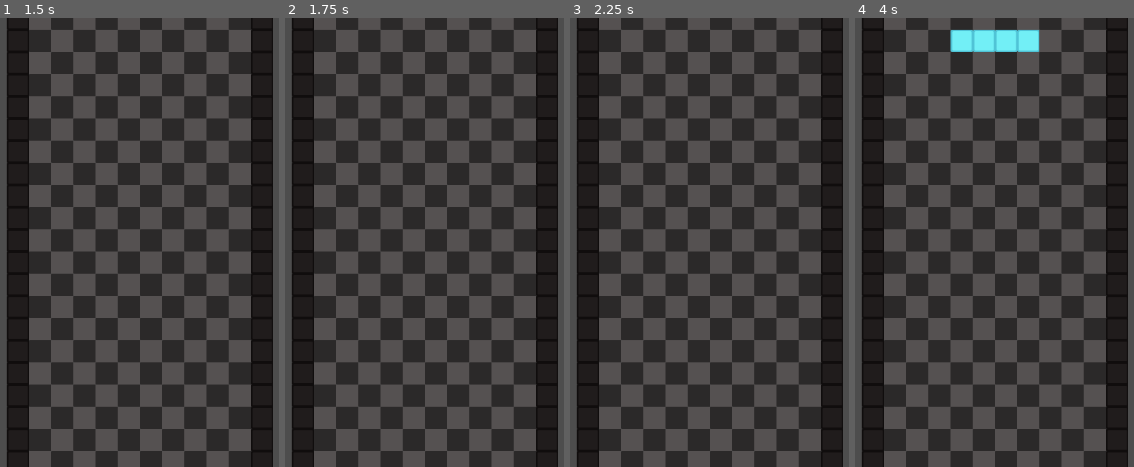
Above: before the commit, frames 1-4 (left to right).
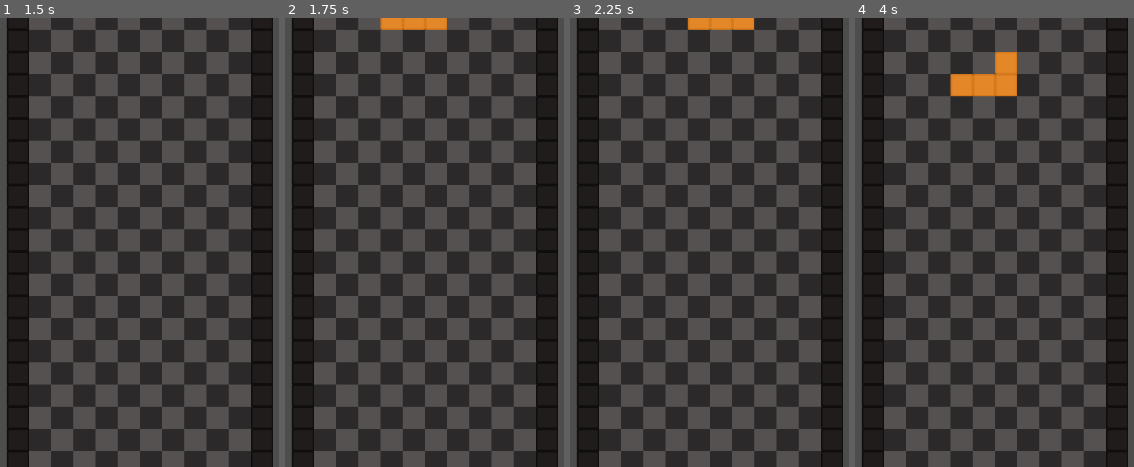
Above: after the commit, the same moments.

Repository: kit-solent/tetris
Game: Godot game, scene res://board.tscn
Same seed, same stepped clock (60 frames per second), same inputs: the game is played once before the commit and once after it.
Inputs:
- Up to frame 1 (1.5 s): tap Enter at 0.5 s; hold Right (move right) 0.53-1.28 s; tap Space at 1.25 s; hold Left (move left) from 1.28 s (still down)
- Up to frame 2 (1.75 s): keep holding Left (move left)
- Up to frame 3 (2.25 s): tap Enter at 2 s; release Left (move left) at 2.03 s; hold Right (move right) from 2.03 s (still down)
- Up to frame 4 (4 s): tap Space at 2.75 s; tap Enter at 3.5 s; release Right (move right) at 3.53 s; hold Left (move left) from 3.53 s (still down)

Frame 1 is identical in both runs. In frame 2, 0.6% of the frame differs, in the area x 34-59%, y 0-3%; in frame 3, 0.6%; in frame 4, 3.2%, in the area x 34-67%, y 2-18%.

Commit message:
SaveBot commit at 2024-06-08 16:07:59

Diff:
--- a/board.gd
+++ b/board.gd
@@ -54,41 +54,54 @@
 
 func _ready():
 	setup(width,height)
+	next_piece()
 
 func _process(delta):
 	if Input.is_action_just_pressed("move left"):
-		pass
+		print("hmm")
+		if can_move_piece(Vector2i.LEFT):
+			print("humm")
+			move_piece(Vector2i.LEFT)
 	if Input.is_action_just_pressed("move right"):
-		pass
+		if can_move_piece(Vector2i.RIGHT):
+			move_piece(Vector2i.RIGHT)
 
 func move_piece(direction:Vector2i):
-	pass
+	# remove the active piece from the board
+	for i in active_piece:
+		set_cell(1,i,-1,Vector2i.ZERO)
+
+	# move the active piece
+	var new=[]
+	for i in active_piece:
+		new.append(i+direction)
+	active_piece=new
+
+	# put the active piece back on the board
+	for i in active_piece:
+		set_cell(1,i,active_piece_type,Vector2i.ZERO)
 
 func can_move_piece(direction:Vector2i):
-	pass
+	for i in active_piece:
+		# if the cell is part of this piece
+		if i+direction in active_piece:
+			continue
 
-func check_piece():
-	if len(active_piece)==0:
-		next_piece()
-	for i in active_piece:
-		# if the cell is another active piece cell then ignore
-		if i+Vector2i.DOWN in active_piece:
-			continue
-		# if the cell is occupied by another piece
-		if get_cell_source_id(1,i+Vector2i.DOWN)!=-1:
-			next_piece()
-			return
-		# if the cell is a border cell
-		elif get_cell_source_id(0,i+Vector2i.DOWN)==0:
-			next_piece()
-			return
+		# if the cell is a wall
+		if get_cell_source_id(0,i+direction)==0:
+			return false
+
+		# if the cell is another piece
+		if get_cell_source_id(1,i+direction) in [3,4,5,6,7,8,9]:
+			return false
+	return true
 
 func setup(width,height):
 	clear()
 	# set up the border
 	for w in range(width+2):
-		for h in range(height+2):
-			set_cell(0,Vector2i(w,h),0,Vector2i.ZERO)
+		for h in range(height+1): # the plus on on the heights is so that there is no border at the top.
+			set_cell(0,Vector2i(w,h+1),0,Vector2i.ZERO)
 
 	# set up the background
 	for h in range(height):
@@ -110,7 +123,7 @@
 	for i in active_piece:
 		set_cell(1,i,active_piece_type,Vector2i.ZERO)
 
-	var num=rng.randi_range(0,len(piece_templates))
+	var num=rng.randi_range(0,len(piece_templates)-1)
 	active_piece=piece_templates[num]
 	active_piece_type=num+3 # because there are three non-tetrominoes in the list (the border and the two backgrounds)
 
@@ -121,22 +134,10 @@
 	"""
 	This method moves the active piece down one block and calles next_piece if needed.
 	"""
-	# remove the active piece from the board
-	for i in active_piece:
-		set_cell(1,i,-1,Vector2i.ZERO)
-
-	# move the active piece down one space
-	var new=[]
-	for i in active_piece:
-		new.append(i+Vector2i.DOWN)
-	active_piece=new
-
-	# put the active piece back on the board
-	for i in active_piece:
-		set_cell(1,i,active_piece_type,Vector2i.ZERO)
-
-	check_piece()
-
+	if can_move_piece(Vector2i.DOWN):
+		move_piece(Vector2i.DOWN)
+	else:
+		next_piece()
 
 func _on_timer_timeout():
 	next_frame()
--- a/board.tscn
+++ b/board.tscn
@@ -17,6 +17,7 @@
 zoom = Vector2(0.5, 0.5)
 
 [node name="Timer" type="Timer" parent="."]
+wait_time = 0.8
 autostart = true
 
 [connection signal="timeout" from="Timer" to="." method="_on_timer_timeout"]
